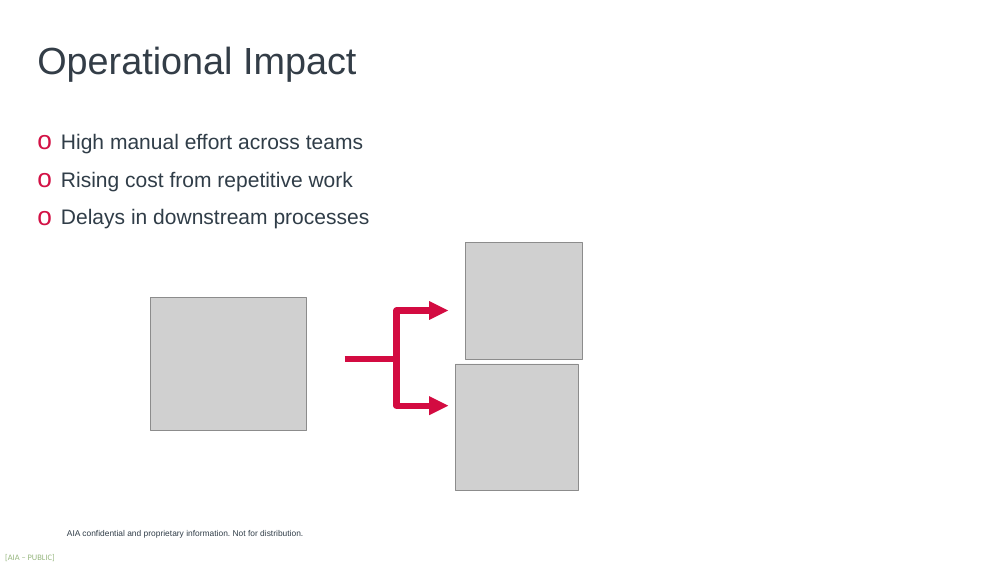
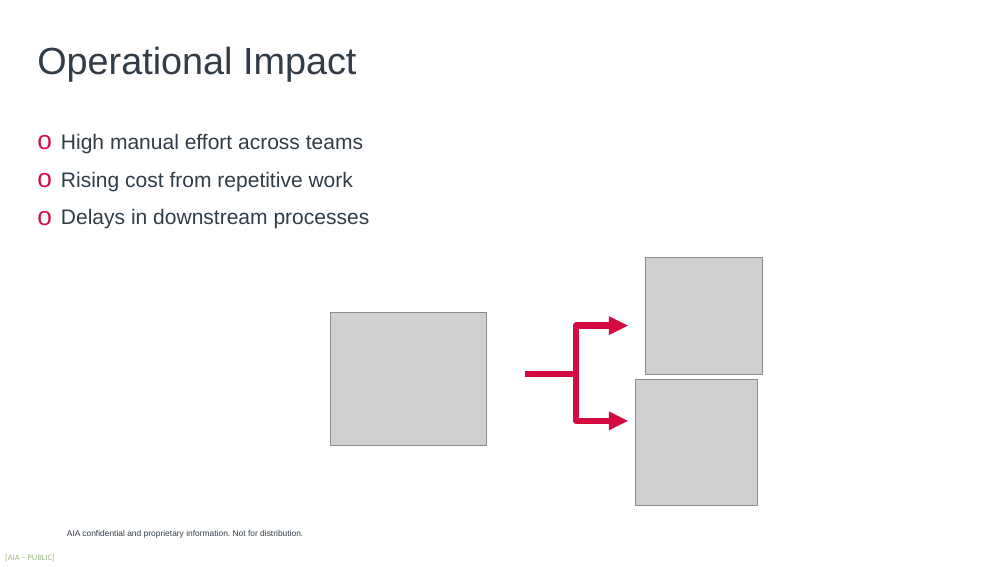
Before and after one commit to harrysokool/AIA-work, a slide deck: slide 4 of powerpoint/fetch_agent-draft.pptx. Drawn at 1008x567 pixels with LibreOffice and Linux fonts; fonts in the diff are those of the drawing; grey boxes stand for pictures; background and template pictures are left out. Boxes give left, top, right and bottom in pixels: in the first picture for what was removed or moved away, otherwise in the second. Text is boxed around its words. In the diff, an @@ line names an element or a change of style, - is before the commit and + after.

```diff
--- a/powerpoint/fetch_agent-draft.pptx
+++ b/powerpoint/fetch_agent-draft.pptx
@@ 3 pictures, 2 elbow arrows: place and size @@
-3 pictures, 2 elbow arrows at (150, 243, 582, 491)
+3 pictures, 2 elbow arrows at (330, 258, 762, 506)
```
Also in this commit, not shown: 1 other file.
